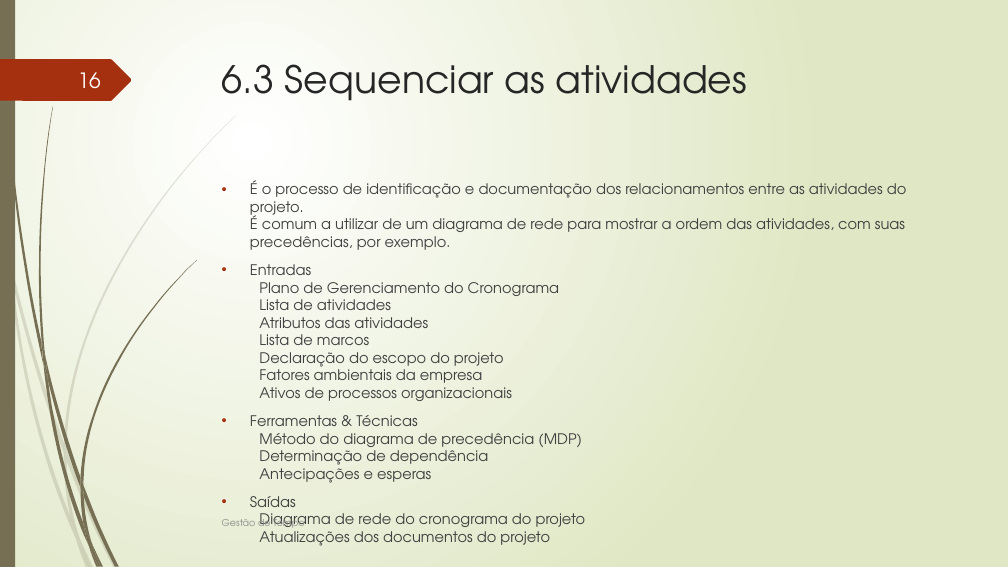
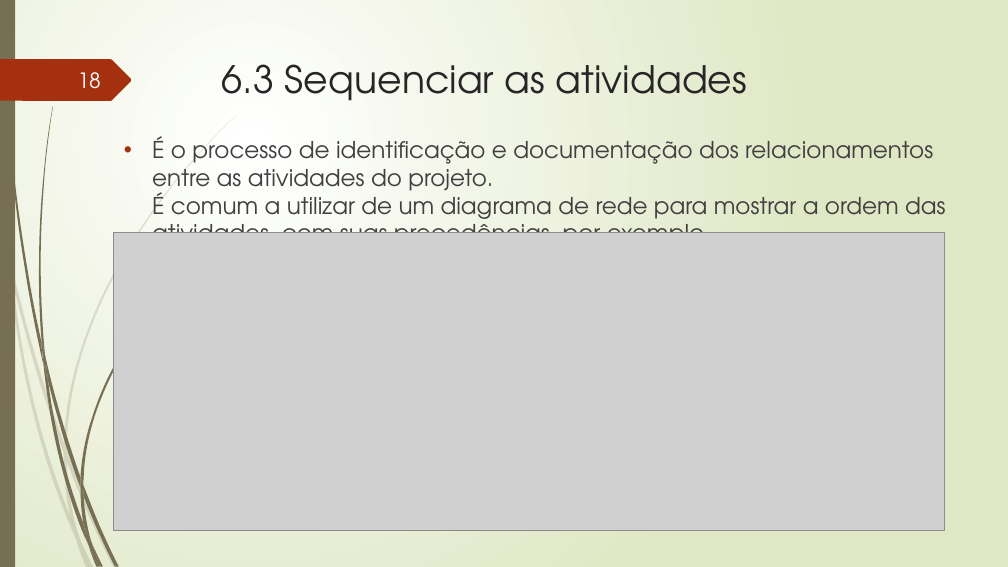
Before and after one commit to FabioMassaretto/GerenciamentoTempoProjeto, a slide deck: slide 18 of GERENCIAMENTO DO TEMPO DO PROJETO.pptx (slide 16 before the commit). Drawn at 1008x567 pixels with LibreOffice and Linux fonts; fonts in the diff are those of the drawing; grey boxes stand for pictures. Boxes give left, top, right and bottom in pixels: in the first picture for what was removed or moved away, otherwise in the second. Text is boxed around its words. In the diff, an @@ line names an element or a change of style, - is before the commit and + after.

```diff
--- a/GERENCIAMENTO DO TEMPO DO PROJETO.pptx
+++ b/GERENCIAMENTO DO TEMPO DO PROJETO.pptx
@@ page number at [78,72,101,89]: text changed @@
-16
+18
@@ text "É o processo de identificação ...": place and size @@
-text "É o processo de identificação ..." at [250,180,907,546]
+text "É o processo de identificação ..." at [152,136,946,233]
@@ text "É o processo de identificação ..." at [152,136,946,233]: size 13.9 to 22 pt @@
@@ picture added at [113,233,945,531] @@
@@ text at [250,264,586,546]: paragraphs removed @@
-• Entradas
-  Plano de Gerenciamento do Cronograma
-  Lista de atividades
-  Atributos das atividades
-  Lista de marcos
-  Declaração do escopo do projeto
-  Fatores ambientais da empresa
-  Ativos de processos organizacionais
-• Ferramentas & Técnicas
-  Método do diagrama de precedência (MDP)
-  Determinação de dependência
-  Antecipações e esperas
-• Saídas
-  Diagrama de rede do cronograma do projeto
-  Atualizações dos documentos do projeto
```
Also in this commit, not shown: 23 other slides changed, 64 slides added.
